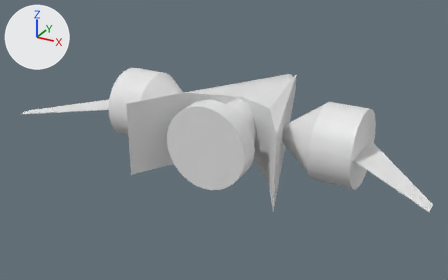
Two versions of the glTF model models/player model/Ship.glb, one commit apart.
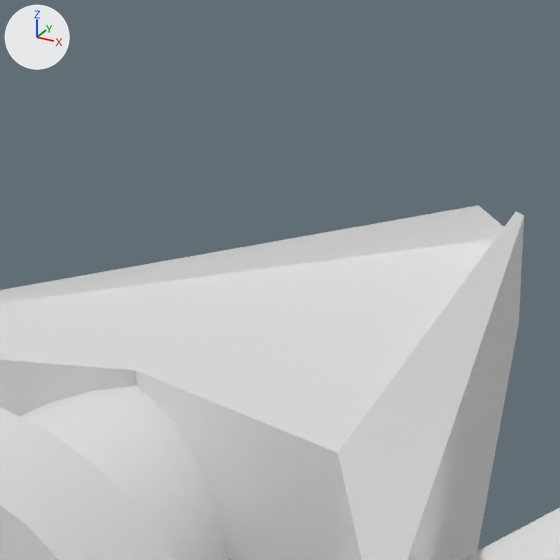
Old and new are each drawn whole from a camera (50 mm lens) standing at (1.611, -3.255, 1.434) and looking at (-0.117, -0.114, -0.137) and again close up on the part from 50% to 67% of the width and 16% to 44% of the height. The axes (+X, +Y, +Z) are drawn at upper left. The lights are the same throughout. Where no turn or scale is listed for an object, it has been applied to the vertices.

The older version as bpy lines, for what is in view:
```python
me_cube = bpy.data.meshes.new('Cube')
me_cube.from_pydata(...)  # 20 vertices, 36 faces; spans x -0.463..0.463, y -0.629..0.73, z -0.244..0.21
me_cube.materials.append(mat_material)  # white #e7e7e7
me_cube_001 = bpy.data.meshes.new('Cube.001')
me_cube_001.from_pydata(...)  # 256 vertices, 444 faces; spans x -0.79..0.79, y -0.4..0.05, z -0.2..0.25
me_cube_001.materials.append(mat_material)  # white #e7e7e7
me_cylinder = bpy.data.meshes.new('Cylinder')
me_cylinder.from_pydata(...)  # 160 vertices, 316 faces; spans x -0.25..0.25, y -0.552..-0.012, z -0.25..0.25
ob_engine = bpy.data.objects.new('Engine', me_cylinder)
ob_engine.location = (0.0, 0.0, 0.0)
ob_main_hull = bpy.data.objects.new('Main Hull', me_cube)
ob_main_hull.location = (0.0, 0.0, 0.0)
ob_turbo = bpy.data.objects.new('Turbo', me_cube_001)
ob_turbo.location = (0.0, 0.0, 0.0)
```
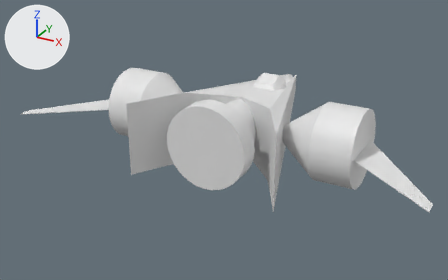
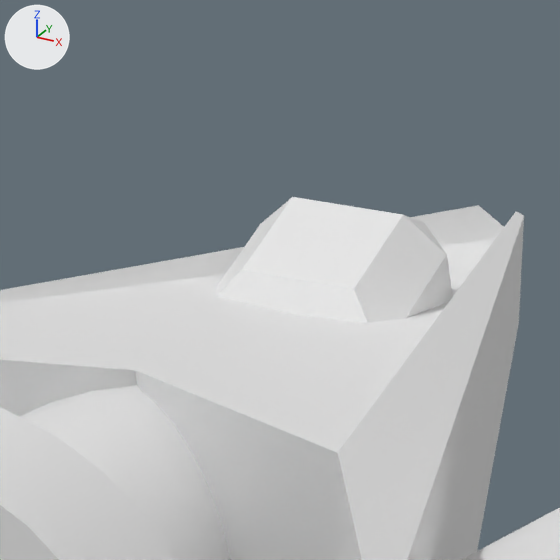
Commit message: Update Ship.glb
added a little cockpit

The change, as a list of edits to the scene's bpy script:
```text
Add me_cube_005:
    me_cube_005.from_pydata(...)  # 16 vertices, 28 faces; spans x -0.095..0.095, y 0.192..0.41, z -0.123..0.109
Add ob_cockpit:
    ob_cockpit = bpy.data.objects.new('Cockpit', me_cube_005)
    ob_cockpit.location = (-0.0018, 0.0042, 0.0844)
```

Boxes (x1, y1, x2, y2) around the edits, measured in the close-ups (560 x 560 px):
'Cockpit', added
    after: (217, 197, 453, 323)
